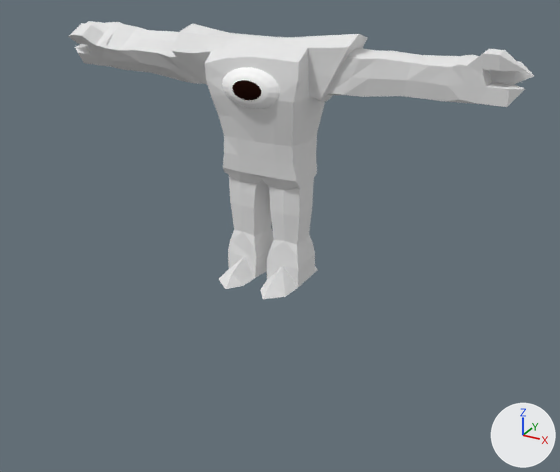
The Blender file models/enemies/Weak Spotter/Weak Spotter.blend, before and after one commit.
The view is the same before and after, from a 50 mm camera at (7.39, -13.22, 7.43) aimed at (1.42, -2.36, 2.0). Every picture has the same lights, and +X, +Y and +Z are marked at lower right.

Objects in the first picture: 'Eye Mesh', 'Weak Spotter Mesh'.
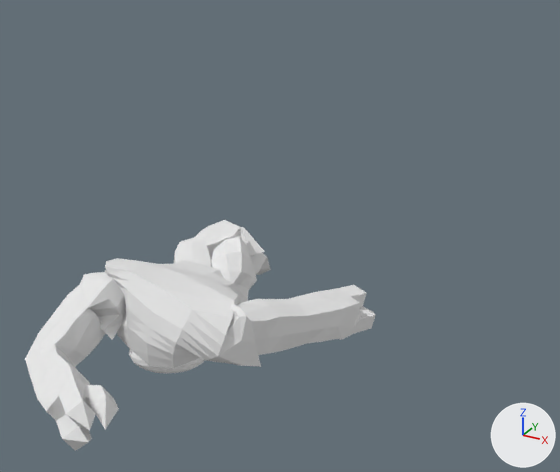
The newer file adds an action. The first version stands in its rest pose; the second is drawn at frame 150 of the action 'Movement'.

The change, as a diff of the scene's bpy script:
```diff
--- a/models/enemies/Weak Spotter/Weak Spotter.blend.py
+++ b/models/enemies/Weak Spotter/Weak Spotter.blend.py
@@ me_cube_002 @@
+me_cube_002.from_pydata(...)  # 588 vertices, 546 faces; spans x -1.6..2.77, y -6.63..0.51, z -3.77..-1.63
+me_cube_002.materials.append(mat_material)  # its picture is missing
@@ ob_eye_mesh @@
 ob_eye_mesh = bpy.data.objects.new('Eye Mesh', me_sphere_001)
-ob_eye_mesh.location = (-0.01, -0.77, 4.09)
-ob_eye_mesh.rotation_euler = (1.571, 0.0, 0.0)  # degrees (90, 0, 0)
+ob_eye_mesh.location = (0.12, -4.02, 0.22)
+ob_eye_mesh.rotation_euler = (3.023, -0.141, 0.289)  # degrees (173, -8.1, 17)
 ob_eye_mesh.scale = (0.732, 0.432, 0.382)
@@ ob_weak_spotter_mesh @@
-ob_weak_spotter_mesh = bpy.data.objects.new('Weak Spotter Mesh', me_cube)
-ob_weak_spotter_mesh.location = (0.0, 0.0, 3.36)
@@ ob_weak_spotter_mesh_003 @@
+ob_weak_spotter_mesh_003 = bpy.data.objects.new('Weak Spotter Mesh.003', me_cube_002)
+ob_weak_spotter_mesh_003.location = (0.0, 0.0, 3.36)
```

What differs and where, as boxes (x1, y1, x2, y2) in the pictures (560 x 472 px):
'Weak Spotter Mesh', deleted: before (68, 21, 534, 299)
'Weak Spotter Mesh.003', added: after (25, 220, 375, 451)
'Eye Mesh', moved, turned: before (222, 67, 280, 109); after (129, 349, 205, 374)
